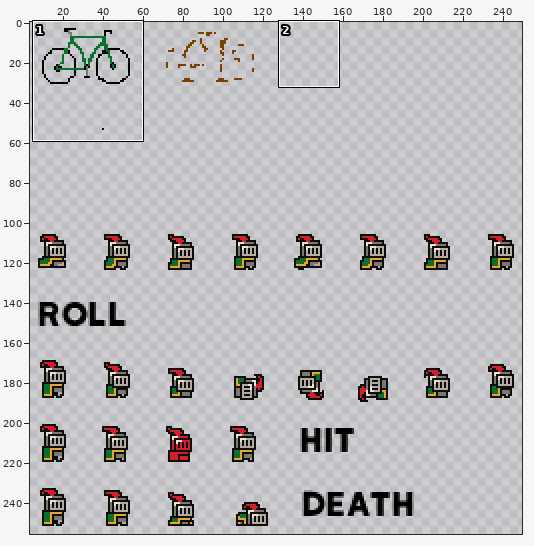
Pixel-art file: sprites/bike.aseprite. The first picture is a wide view before the edit; the outline marks the close-up.
Close-up. Before:
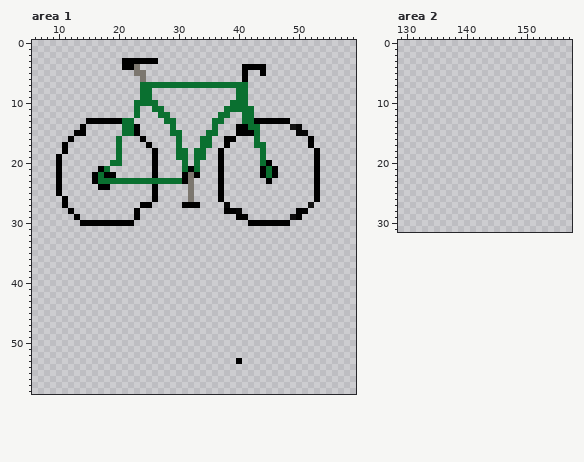
256x256 pixels, 1 frame. Pixels under 10% opacity are left out. Colours within 5 levels of each other are drawn and written as one. Shown: area 1: x 6..59, y 0..58; area 2: x 129..157, y 0..31. The wide view leaves out empty margins. The commit also changed other parts of the picture, which this record leaves out.
Now the later version:
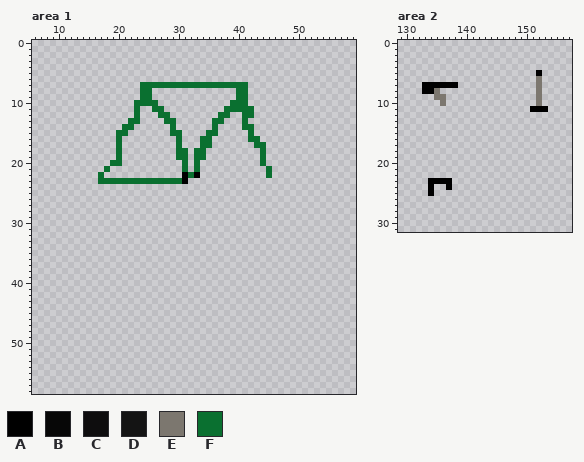
Palette (. is transparent): A #000000  B #070707  C #0e0d0e  D #141414  E #7c776f  F #0a7030
Changes in this commit:
Area 1:
Colour F is added in row 13 at x 23; in row 15 at x 20; in row 16 at x 42.
Colour F replaces colour A in row 14 at x 41; in row 15 at x 42.
Colour F replaces colour E in row 22 at x 32.
Colour A is removed in row 3 at x 21 to 26; in row 4 at x 21 to 22 and 41 to 44; in row 5 at x 41 and 44; in row 6 at x 41; in row 13 at x 15 to 20 and 43 to 48; in row 14 at x 14, 23 and 40.
Colour A is removed in row 15 at x 13 to 14, 23 and 40 to 41; in row 16 at x 12, 24, 38 to 39 and 52; in row 17 at x 11, 25, 38 and 52; in row 18 at x 11, 26, 37 and 53; in row 19 at x 10, 26, 37 and 53; in row 20 at x 10, 26, 37, 45 and 53.
Colour A is removed in row 21 at x 10, 17, 26, 32, 37, 44, 46 and 53; in row 22 at x 10, 16, 18 to 19, 26, 37, 44, 46 and 53; in row 23 at x 10, 16, 37, 45 and 53; in row 24 at x 10, 17 to 18, 26, 37 and 53; in row 25 at x 10, 26, 37 and 53; in row 26 at x 11, 26, 37 and 53.
Colour A is removed in row 27 at x 11, 24 to 25 and 31 to 33; in row 28 at x 12, 23, 38 to 39 and 50 to 51; in row 29 at x 13, 23, 40 to 41 and 50; in row 30 at x 14 to 22 and 42 to 48; in row 53 at x 40.
Colour B is removed in row 14 at x 50; in row 15 at x 50 to 51; in row 27 at x 38; in row 28 at x 40.
Colour C is removed in row 29 at x 49.
Colour D is removed in row 14 at x 49; in row 27 at x 52.
Colour E is removed in row 4 at x 23; in row 5 at x 23 to 24; in row 6 at x 24; in rows 23 to 26 at x 32.
Colour F is removed in row 13 at x 21 and 42; in row 14 at x 43; in row 15 at x 22 and 43.
Area 2:
Colour A is added in row 5 at x 152; in row 7 at x 133 to 138; in row 8 at x 133 to 134; in row 11 at x 151 to 153; in row 23 at x 134 to 137; in row 24 at x 134 and 137.
Colour A is added in row 25 at x 134.
Colour E is added in rows 6 to 7 at x 152; in row 8 at x 135 and 152; in row 9 at x 135 to 136 and 152; in row 10 at x 136 and 152.
Pixel boxes of the changes (left, top, right, bottom) in both close-ups:
erased: (122, 58, 158, 82)
erased: (242, 64, 266, 82)
changed: (56, 118, 158, 226)
changed: (182, 118, 320, 226)
erased: (236, 358, 242, 364)
added: (530, 70, 548, 112)
added: (422, 82, 458, 106)
added: (428, 178, 452, 196)
